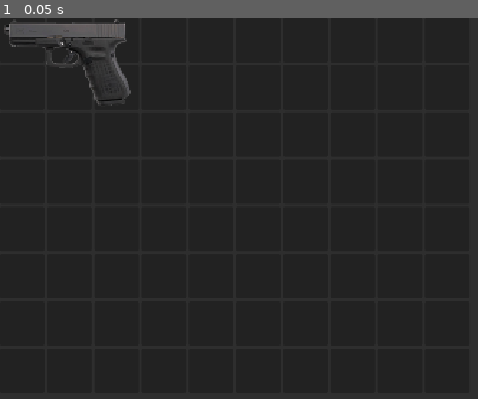
Above: before the commit, frame 1.
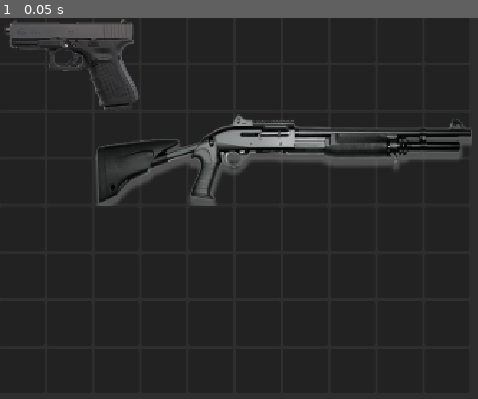
Above: after the commit, the same moment.

Repository: mmb5049/IGME590-Godot
Game: Godot game, scene res://Inventory System/UI/InventoryUI.tscn
Same seed, same stepped clock (60 frames per second), same inputs: the game is played once before the commit and once after it.
Inputs:
- Up to frame 1 (0.05 s): no input

The runs differ from the first frame. In frame 1, 6.1% of the frame differs, in the area x 0-99%, y 0-50%.

Commit message:
adding shotgun to the inventory

Diff:
--- a/new-game-project/Inventory System/Items/shotgun.tres
+++ b/new-game-project/Inventory System/Items/shotgun.tres
@@ -1,11 +1,11 @@
 [gd_resource type="Resource" script_class="ItemData" format=3 uid="uid://cukdv3oe7degl"]
 
 [ext_resource type="Script" uid="uid://cm5cs43ocd7o2" path="res://Inventory System/Items/ItemData.gd" id="1_a7vwr"]
-[ext_resource type="Texture2D" uid="uid://beax45h3mw4ru" path="res://Inventory System/Icons/shotgun.png" id="1_oqp1i"]
+[ext_resource type="Texture2D" uid="uid://cpwp6nsv6pt5y" path="res://Inventory System/Icons/shotgunTest.png" id="1_oqp1i"]
 
 [resource]
 script = ExtResource("1_a7vwr")
 item_name = "shotgun"
 icon = ExtResource("1_oqp1i")
-grid_size = Vector2i(2, 3)
+grid_size = Vector2i(8, 2)
 metadata/_custom_type_script = "uid://cm5cs43ocd7o2"
--- a/new-game-project/Inventory System/UI/InventoryItem.gd
+++ b/new-game-project/Inventory System/UI/InventoryItem.gd
@@ -3,7 +3,7 @@
 
 @export var item_data: ItemData
 
-const CELL_SIZE := 64
+const CELL_SIZE := 68
 
 var inventory_ui: Control
 var original_position: Vector2
--- a/new-game-project/Inventory System/UI/InventoryUI.gd
+++ b/new-game-project/Inventory System/UI/InventoryUI.gd
@@ -1,16 +1,17 @@
 extends Control
 
-const CELL_SIZE := 64
+const CELL_SIZE := 68
 
 @onready var item_layer: Control = $Panel/InventoryArea/ItemLayer
 
 var handgun_data: ItemData = preload("res://Inventory System/Items/handgun.tres")
+var shotgun_data: ItemData = preload("res://Inventory System/Items/shotgun.tres")
 var item_scene: PackedScene = preload("res://Inventory System/UI/InventoryItem.tscn")
 
 
 func _ready():
 	create_handgun()
-
+	create_shotgun()
 
 func create_handgun():
 	var handgun := item_scene.instantiate() as InventoryItem
@@ -24,3 +25,16 @@
 		0 * CELL_SIZE,
 		0 * CELL_SIZE
 	)
+
+func create_shotgun():
+	var shotgun := item_scene.instantiate() as InventoryItem
+
+	shotgun.item_data = shotgun_data
+
+	item_layer.add_child(shotgun)
+
+	# Put handgun at grid position (0, 0)
+	shotgun.position = Vector2(
+		2 * CELL_SIZE,
+		2 * CELL_SIZE
+	)
Binary file changed: new-game-project/Inventory System/Icons/shotgun.png
Binary file added: new-game-project/Inventory System/Icons/shotgunTest.png
Not shown, added: new-game-project/Inventory System/Icons/shotgunTest.png.import
